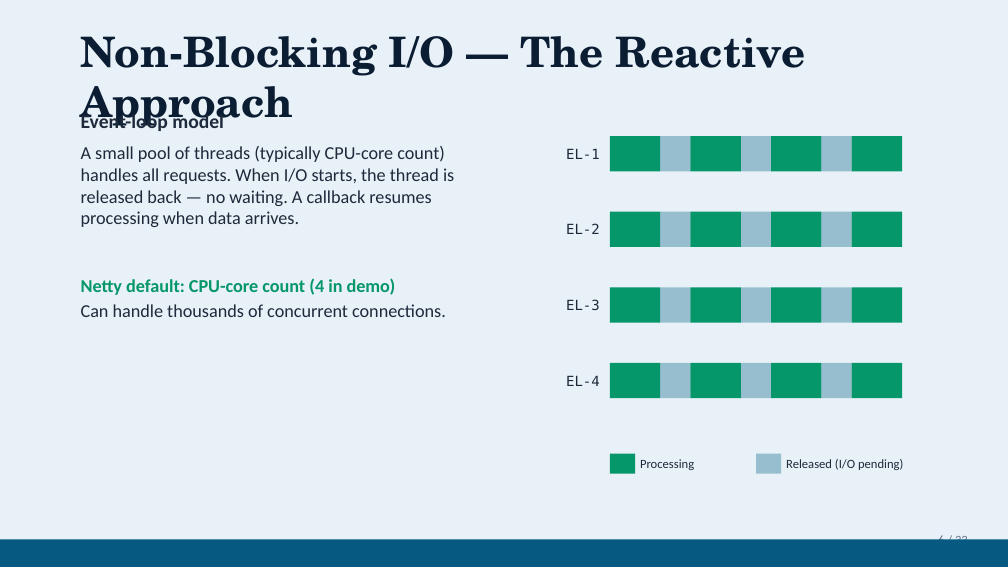
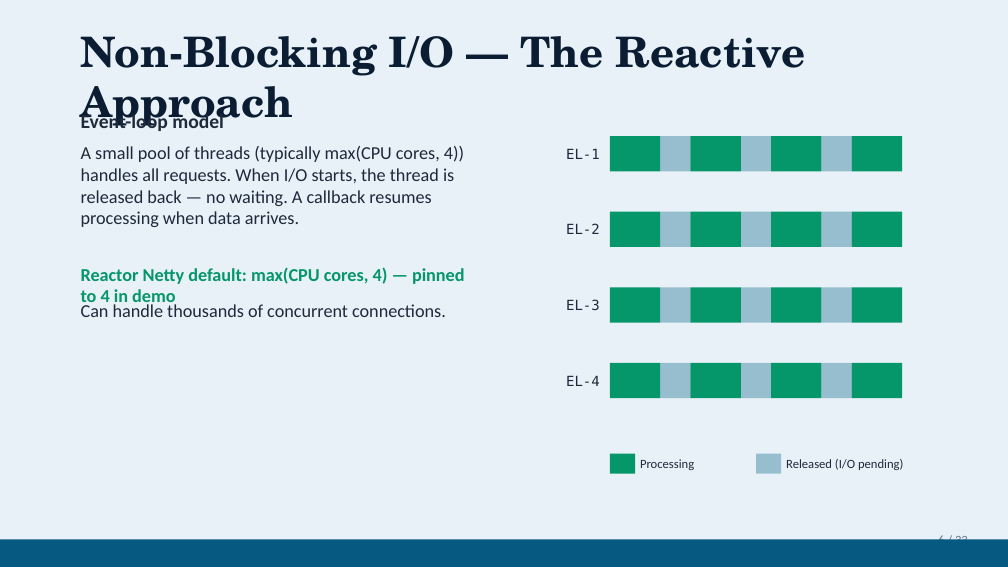
Before and after one commit to gitkoyot/reactor-presentation, a slide deck: slide 6 of WebFlux-Reactive-vs-Blocking.pptx. Drawn at 1008x567 pixels with LibreOffice and Linux fonts; fonts in the diff are those of the drawing. Boxes give left, top, right and bottom in pixels: in the first picture for what was removed or moved away, otherwise in the second. Text is boxed around its words. In the diff, an @@ line names an element or a change of style, - is before the commit and + after.

```diff
--- a/WebFlux-Reactive-vs-Blocking.pptx
+++ b/WebFlux-Reactive-vs-Blocking.pptx
@@ text at (81,146,464,227): text changed @@
-A small pool of threads (typically CPU-core count) handles all requests. When I/O starts, the thread is released back — no waiting. A callback resumes processing when data arrives.
+A small pool of threads (typically max(CPU cores, 4)) handles all requests. When I/O starts, the thread is released back — no waiting. A callback resumes processing when data arrives.
@@ text at (81,267,465,308): text changed @@
-Netty default: CPU-core count (4 in demo)
+Reactor Netty default: max(CPU cores, 4) — pinned to 4 in demo
```
Also in this commit, not shown: 8 other slides changed, 1 other file.
